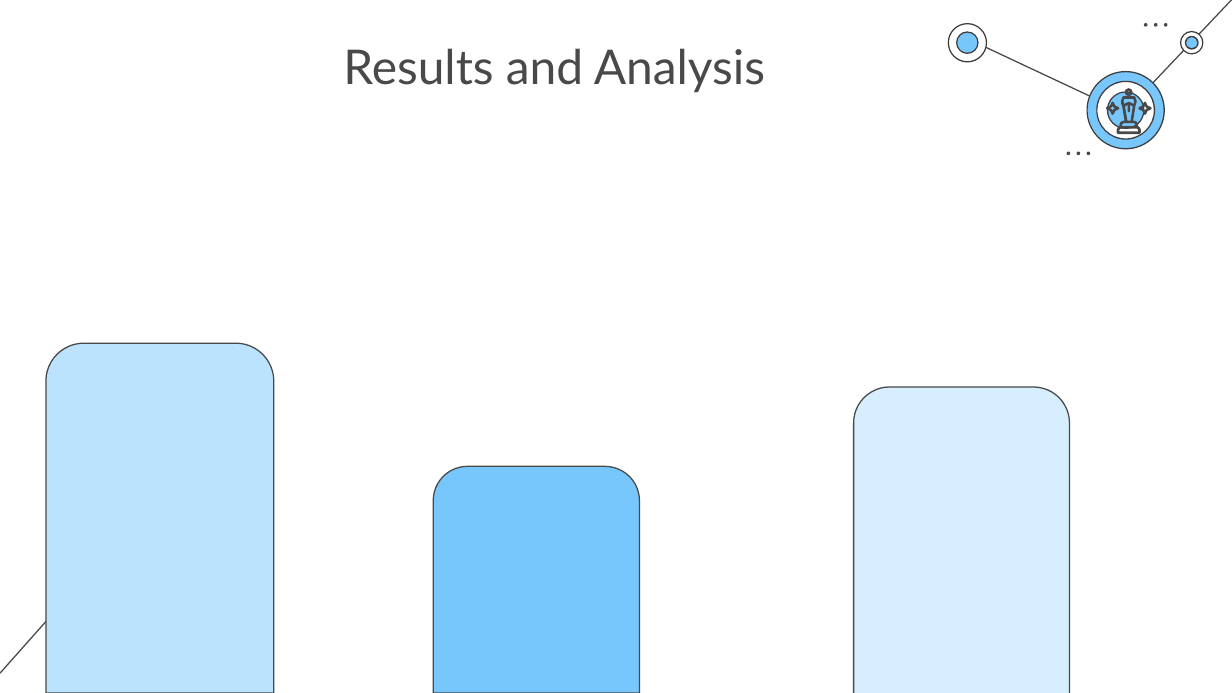
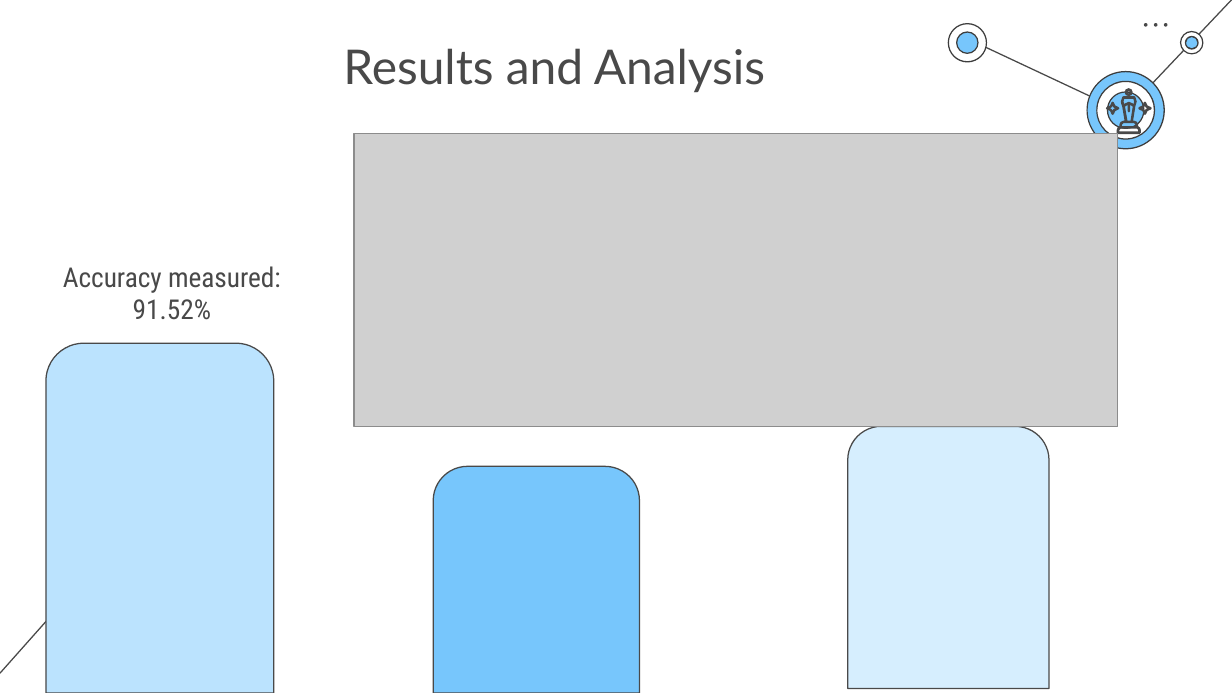
Before and after one commit to NAyeshaKhan/Heart-Disease-Prediction, a slide deck: slide 24 of Heart Disease Prediction System.pptx (slide 13 before the commit). Drawn at 1232x693 pixels with LibreOffice and Linux fonts; fonts in the diff are those of the drawing; grey boxes stand for pictures. Boxes give left, top, right and bottom in pixels: in the first picture for what was removed or moved away, otherwise in the second. Text is boxed around its words. In the diff, an @@ line names an element or a change of style, - is before the commit and + after.

```diff
--- a/Heart Disease Prediction System.pptx
+++ b/Heart Disease Prediction System.pptx
@@ picture added at [354, 134, 1117, 428] @@
@@ ellipse removed at [1067, 152, 1071, 155] @@
@@ ellipse removed at [1077, 152, 1080, 155] @@
@@ ellipse removed at [1087, 152, 1090, 155] @@
@@ subtitle added at [63, 266, 281, 320], 16 pt, text #494949 @@
+Accuracy measured: 91.52%
@@ round same rect: place and size @@
-round same rect at [854, 387, 1069, 693]
+round same rect at [848, 426, 1048, 689]
```
Also in this commit, not shown: 6 other slides changed, 8 slides added, 2 slides removed.
